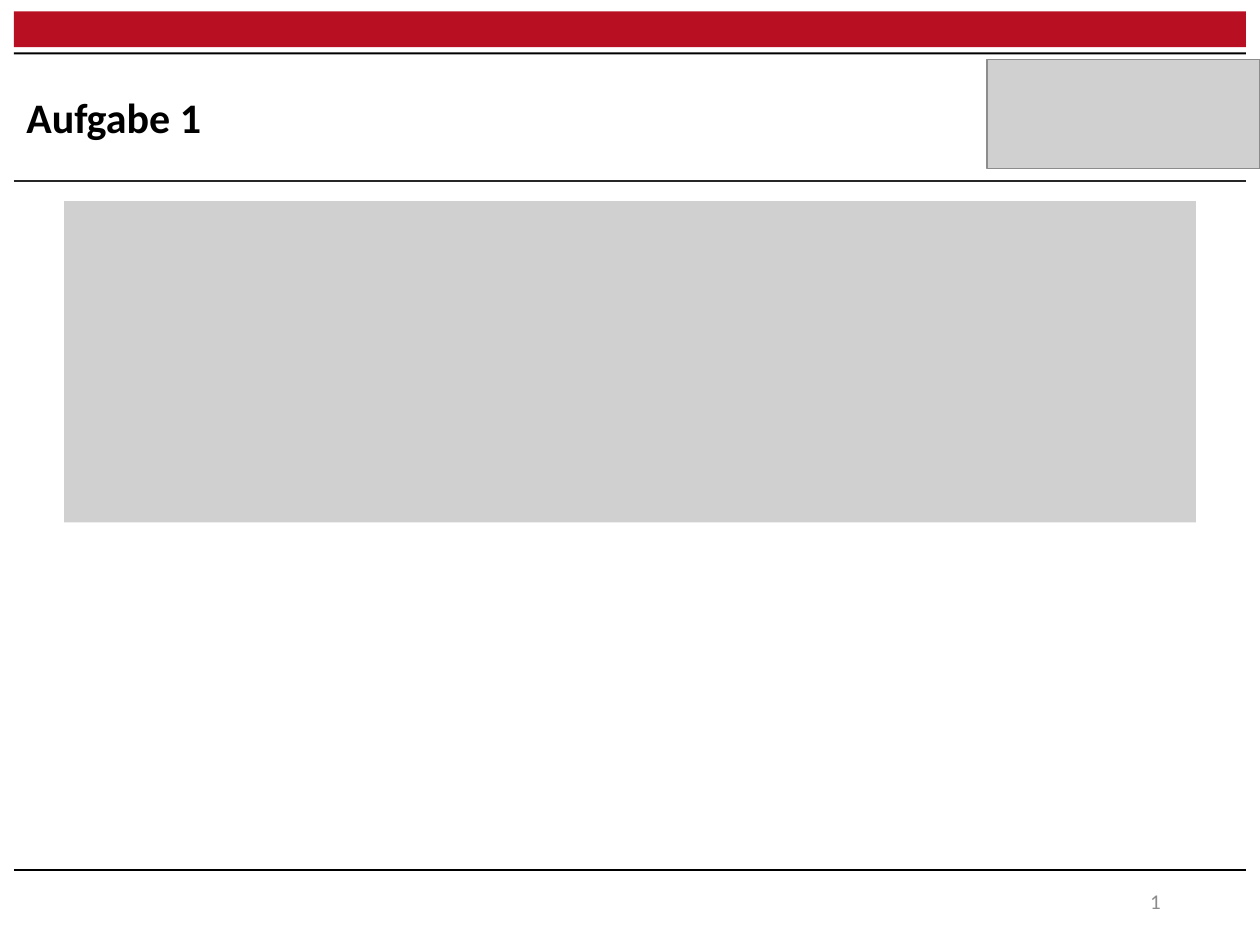
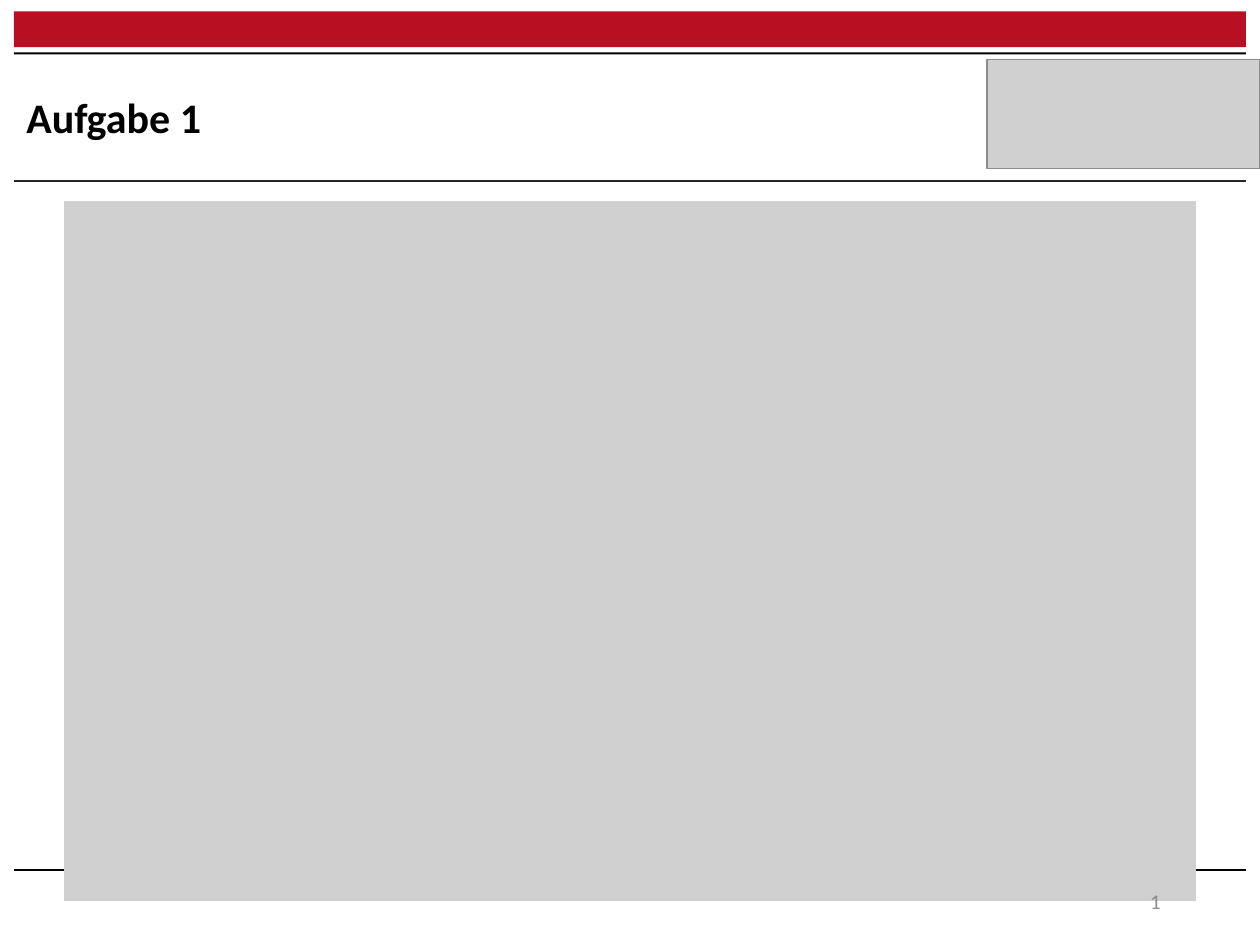
Before and after one commit to raQai/web-mining, a slide deck: slide 2 of ex2/ex2_results.pptx. Drawn at 1260x945 pixels with LibreOffice and Linux fonts; fonts in the diff are those of the drawing; grey boxes stand for pictures. Boxes give left, top, right and bottom in pixels: in the first picture for what was removed or moved away, otherwise in the second. Text is boxed around its words. In the diff, an @@ line names an element or a change of style, - is before the commit and + after.

```diff
--- a/ex2/ex2_results.pptx
+++ b/ex2/ex2_results.pptx
@@ picture: place and size @@
-picture at (64, 202, 1196, 523)
+picture at (64, 202, 1196, 901)
@@ page number rewrapped from (1150, 895, 1161, 909) to (1150, 896, 1161, 915) @@
```
Also in this commit, not shown: 2 slides added.
